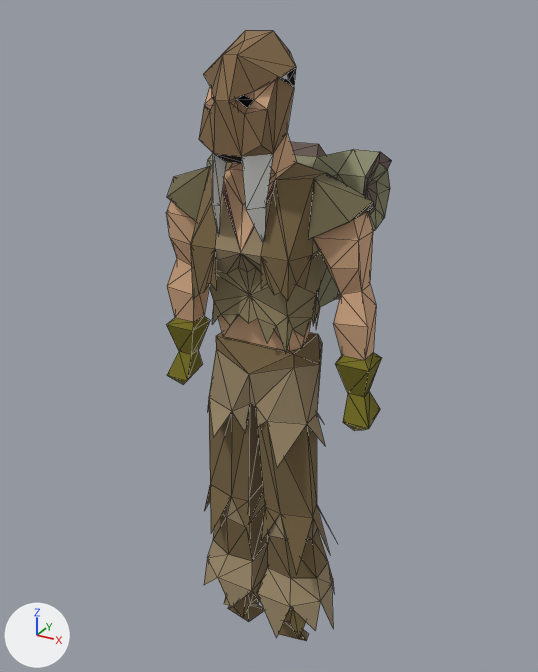
A saved change to the glTF model public/models/hunter-shops.gltf.
Rendered twice from a camera (50 mm lens) standing at (98.6, -178.0, 203.0) and looking at (-1.6, 4.1, 111.9). Every picture has the same lights, and +X, +Y and +Z are marked at lower left. The first picture is the older version. Mesh edges are drawn as thin lines. Vertices at exactly the same position are counted once.
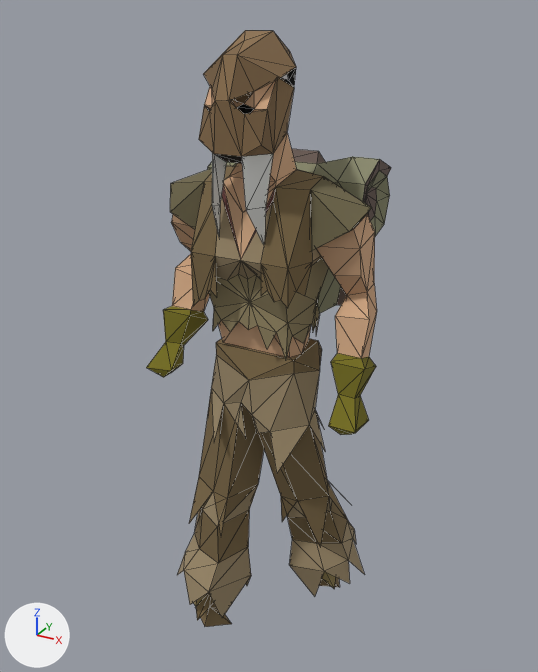
The newer file adds a shape key; the second version is drawn at full value of the shape key 'target_0' of 'Mesh_0', and the change is written as the vertex moves it makes.

Pixel boxes (x1, y1, x2, y2) of what changed, in the pictures (538 x 672 px; the box of a moved part takes in the faces that stretch with it):
'Mesh_0', reshaped (8% wider): before (166, 30, 392, 641); after (146, 30, 391, 627)
part 1 of me_mesh_0, rebuilt (39% wider, 6% shorter): before (204, 333, 338, 641); after (177, 339, 364, 627)
part 2 of me_mesh_0, moved or reshaped: before (166, 80, 392, 431); after (146, 80, 391, 435)

The change, as a diff of the scene's bpy script:
```diff
--- a/public/models/hunter-shops.gltf.py
+++ b/public/models/hunter-shops.gltf.py
@@ me_mesh_0 @@
 # used by ob_mesh_0; location = (0.0, 0.0, 0.0)
-me_mesh_0.from_pydata(...)  # 505 vertices, 900 faces; spans x -35.0..35.0, y -22.0..35.0, z -1.0..198.0
+me_mesh_0.from_pydata(...)  # 510 vertices, 900 faces; spans x -36.0..35.0, y -42.0..38.0, z -2.0..198.0
+# me_mesh_0 part 1: the loose piece of 155 vertices spanning x -25.0..25.0, y -14.0..13.0, z -1.0..114.0 is rebuilt with 155 vertices and now spans x -34.0..26.0, y -17.0..38.0, z -2.0..112.0
+# me_mesh_0 part 2: 299 vertices removed from x -35.0..35.0, y -20.0..35.0, z 91.0..185.0; 304 vertices added at x -36.0..35.0, y -42.0..35.0, z 94.0..183.0
 me_mesh_0.materials.append(mat_material_0)
```
